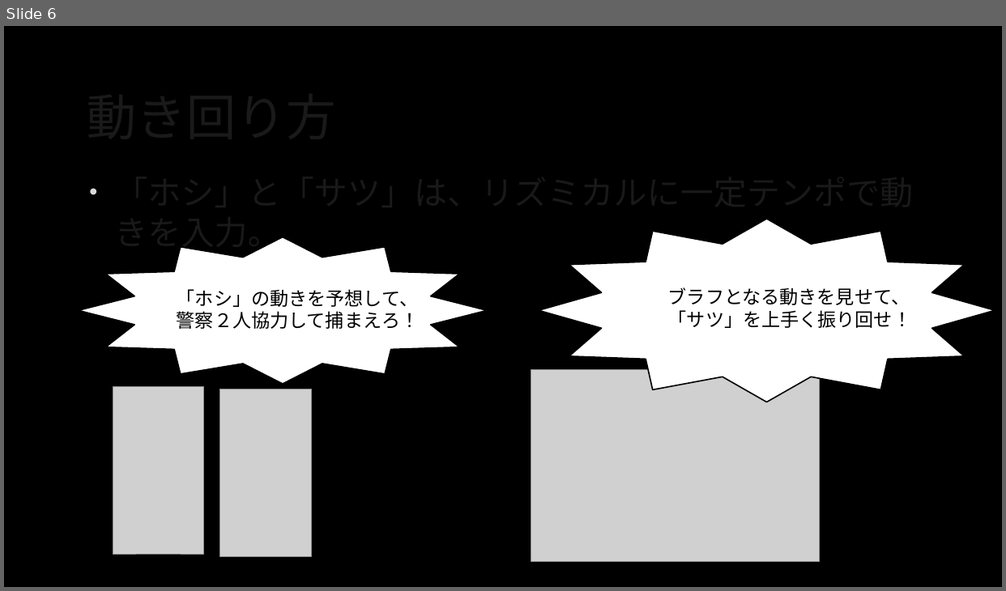
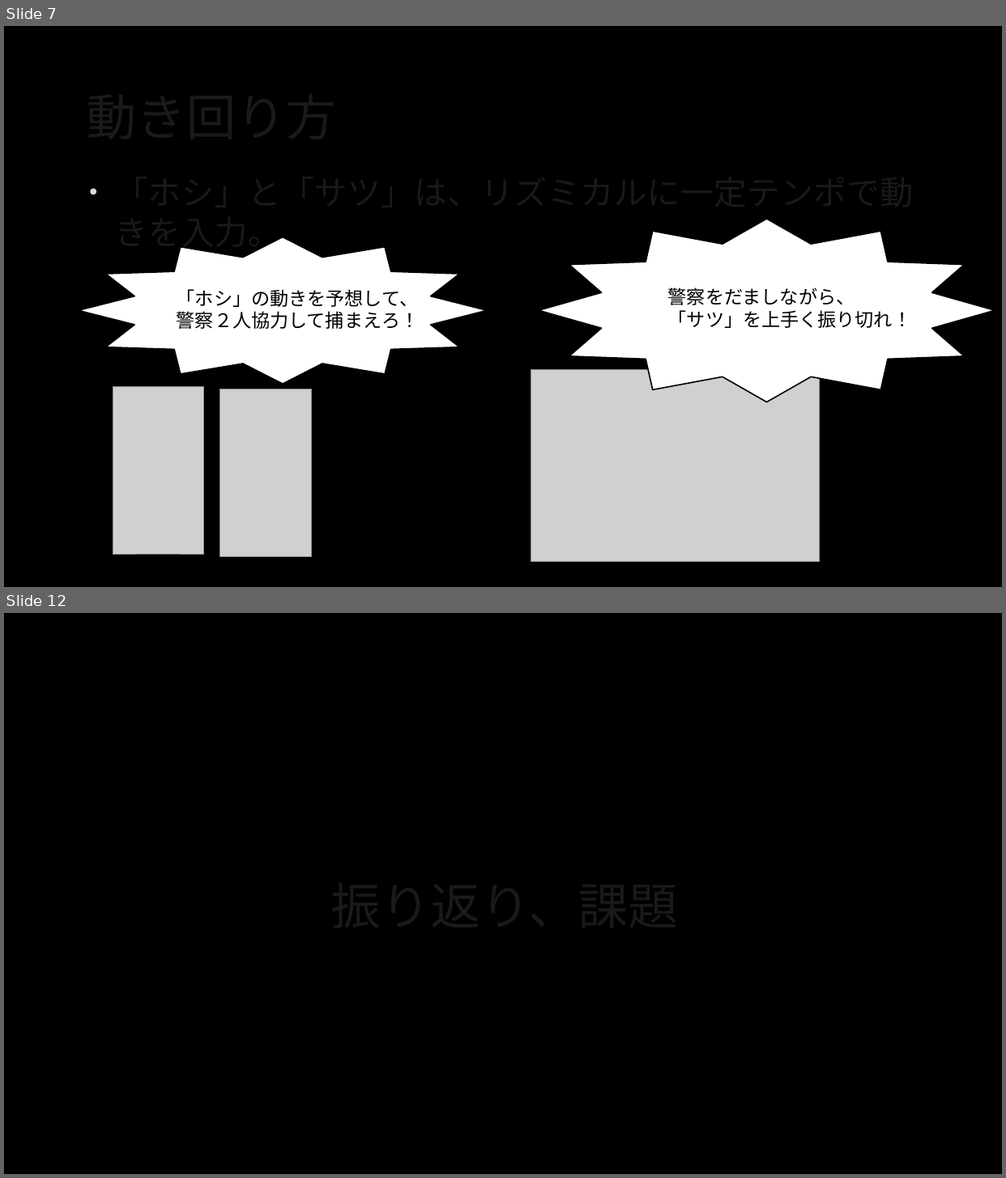
Before and after one commit to takashi1400/dorokeiNakamuraFork, a slide deck: Dorokei/Documents/星を追え!.pptm. Shown one above the other, each under a label of ours: slide 6 before the commit, slides 7 and 12 after it; the slides between them are not shown. The pictures are 1006x591 and 1006x1178 pixels, drawn with LibreOffice and Linux fonts; fonts in the diff are those of the drawing; grey boxes stand for pictures; background and template pictures are left out. Boxes give left, top, right and bottom in pixels: in the first picture for what was removed or moved away, otherwise in the second. Text is boxed around its words. In the diff, an @@ line names an element or a change of style, - is before the commit and + after.

```diff
--- a/Dorokei/Documents/星を追え!.pptm
+++ b/Dorokei/Documents/星を追え!.pptm
@@ slide 12 added at (4,613,1002,1174), background picture (left out) @@
@@ title added at (323,865,1002,944), 48 pt, text #FFFFFF @@
+振り返り、課題
@@ what was slide 6 is now slide 7 @@
@@ slide 7 changed as well @@
@@ text at (668,288,911,328): text changed @@
-ブラフとなる動きを見せて、
-「サツ」を上手く振り回せ！
+警察をだましながら、
+「サツ」を上手く振り切れ！
```
Also in this commit, not shown: 4 other slides changed, 8 other slides added, 1 slide removed.
